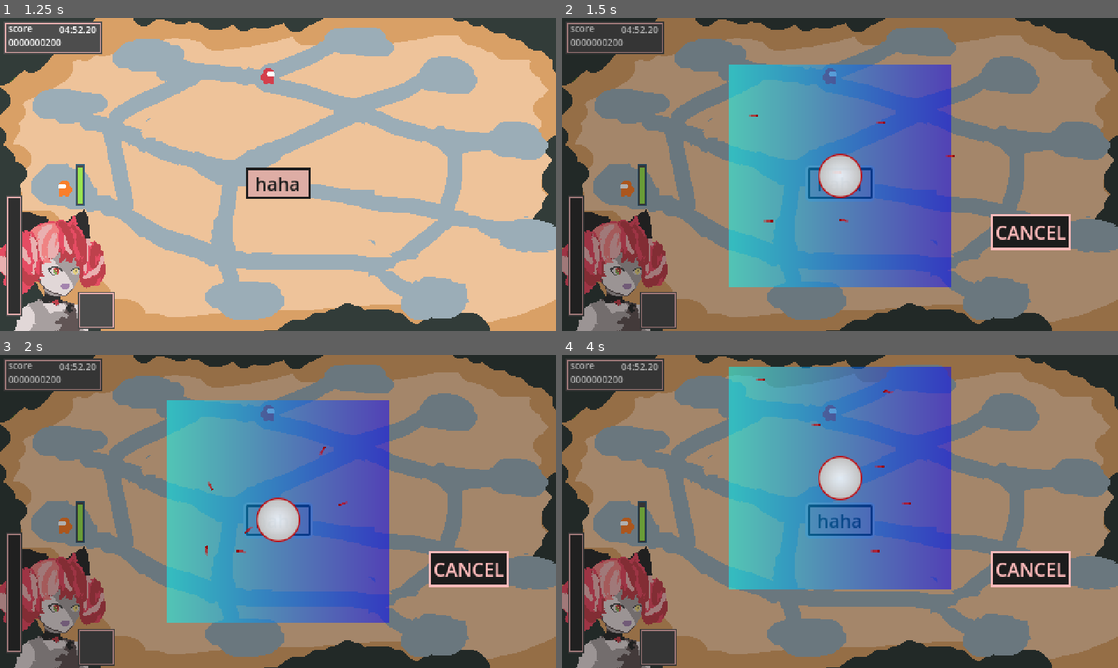
Above: before the commit, frames 1-4 (two rows, left to right).
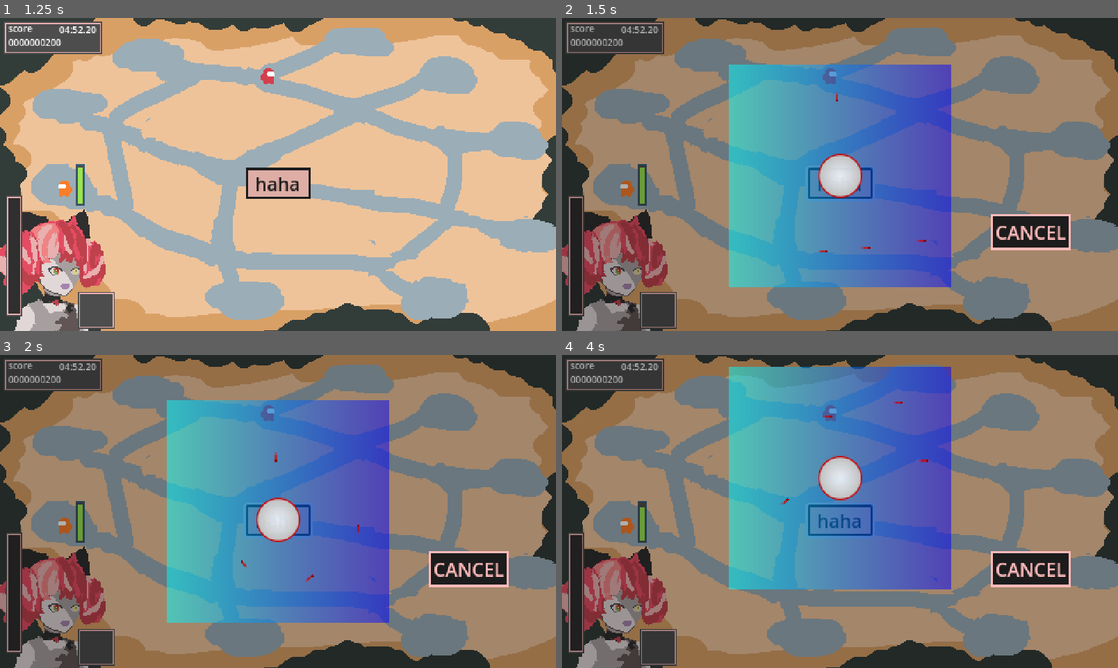
Above: after the commit, the same moments.

Repository: laxeminute/ollie-endless-date
Game: Godot game, scene res://src/interface/title_screen.tscn
Two runs of this game, one before a commit and one after it. Both use one fixed random seed, a clock stepped at 60 frames per second and the inputs below.
Inputs (mouse positions are in pixels of both pictures, inside the frame that each line leads up to):
- Up to frame 1 (1.25 s): click "start" at 0.5 s
- Up to frame 2 (1.5 s): click "haha" at 1.25 s
- Up to frame 3 (2 s): no input
- Up to frame 4 (4 s): click "haha" at 2 s; click "haha" at 2.75 s; move the mouse to (840, 511) at 3.52 s; click (840, 511) at 3.67 s

Frame 1 is identical in both runs. In frame 2, 0.1% of the frame differs, in the area x 33-71%, y 23-75%; in frame 3, 0.1%, in the area x 36-65%, y 29-73%; in frame 4, 0.1%.

Commit message:
Rework fish to instantiate on-the-fly

Diff:
--- a/src/level/activity/goldfish/goldfish_activity.gd
+++ b/src/level/activity/goldfish/goldfish_activity.gd
@@ -7,9 +7,18 @@
 const HALF_HEIGHT = HEIGHT / 2.0
 const HALF_WIDTH = WIDTH / 2.0
 
+const FishScene = preload("uid://dxje2lxp6qxfr")
+
 @export var catcher_agility: float = 16.0
+@export_range(1, 10) var num_fishes: int = 4
 
 @onready var catcher: Catcher = $Catcher
+@onready var fish_group: Node2D = $Fishes
+
+
+func _ready() -> void:
+	for _i in num_fishes:
+		fish_group.add_child(FishScene.instantiate())
 
 
 func _process(delta: float) -> void:
--- a/src/level/activity/goldfish/goldfish_activity.tscn
+++ b/src/level/activity/goldfish/goldfish_activity.tscn
@@ -1,7 +1,6 @@
-[gd_scene load_steps=8 format=3 uid="uid://ccaep7x1vwor2"]
+[gd_scene load_steps=7 format=3 uid="uid://ccaep7x1vwor2"]
 
 [ext_resource type="Script" uid="uid://dbxhitcs013rf" path="res://src/level/activity/goldfish/goldfish_activity.gd" id="1_kstk1"]
-[ext_resource type="PackedScene" uid="uid://dxje2lxp6qxfr" path="res://src/level/activity/goldfish/fish.tscn" id="2_lxsmm"]
 [ext_resource type="PackedScene" uid="uid://d4c6vhxq7lciu" path="res://src/level/activity/goldfish/catcher.tscn" id="3_aertf"]
 [ext_resource type="Script" uid="uid://d175w5sjdjnup" path="res://src/level/click_detector.gd" id="4_0fyby"]
 
@@ -30,18 +29,6 @@
 
 [node name="Fishes" type="CanvasGroup" parent="."]
 
-[node name="Fish" parent="Fishes" instance=ExtResource("2_lxsmm")]
-
-[node name="Fish2" parent="Fishes" instance=ExtResource("2_lxsmm")]
-
-[node name="Fish3" parent="Fishes" instance=ExtResource("2_lxsmm")]
-
-[node name="Fish4" parent="Fishes" instance=ExtResource("2_lxsmm")]
-
-[node name="Fish5" parent="Fishes" instance=ExtResource("2_lxsmm")]
-
-[node name="Fish6" parent="Fishes" instance=ExtResource("2_lxsmm")]
-
 [node name="FullArea" type="Area2D" parent="."]
 
 [node name="CollisionShape2D" type="CollisionShape2D" parent="FullArea"]
